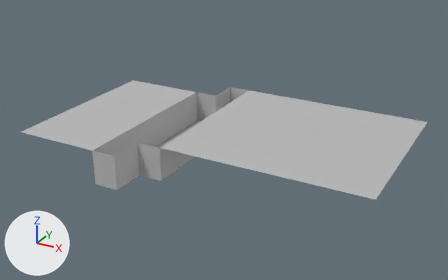
An edit to the FBX model TrialsForAGod/Assets/Models - Brian/Rooms/roomB.fbx, drawn before and after from the same camera.
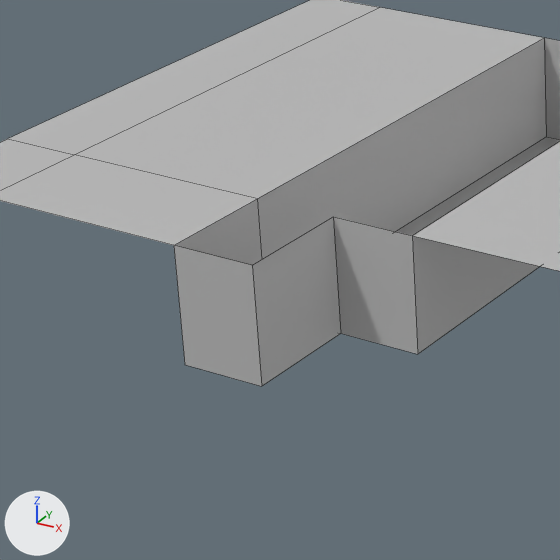
Old and new are each drawn whole from a 50 mm lens placed at (-4.38, -44.32, 20.59), pointed at (-28.44, -0.58, -1.28) and again close up on the part from 10% to 45% of the width and 29% to 85% of the height. Arrows for +X, +Y and +Z are at lower left; the lights stay in place. The close-ups show mesh edges as thin lines. Where no turn or scale is listed for an object, it has been applied to the vertices.

In view in the first close-up: 'roomB'.
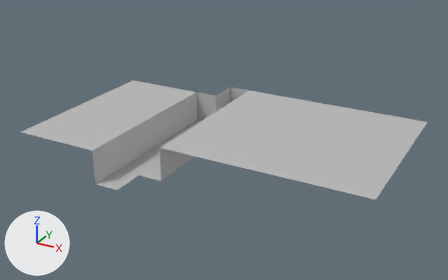
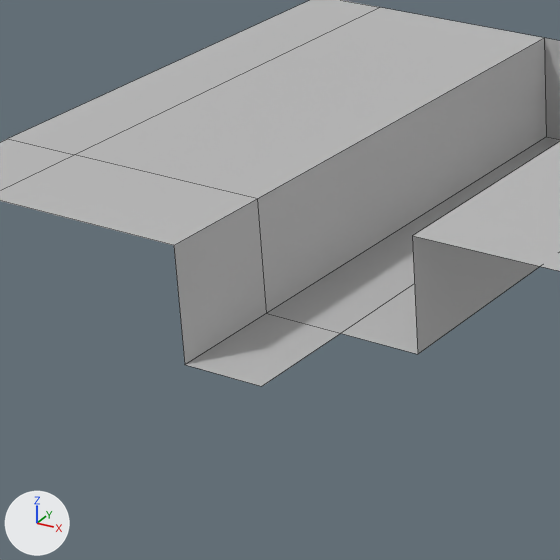
Boxes (x1, y1, x2, y2) around the edits, measured in the close-ups (560 x 560 px):
part 1 of me_mesh, deleted: before (174, 217, 418, 386)

Edits to the bpy script that builds the scene:
```text
Change me_mesh:
    where me_mesh.from_pydata(...)  # 35 vertices, 24 faces; spans x -5.0..24.8, y -6.0..13.0, z -3.0..0.0
    used by ob_roomb; location = (-38.0, -4.0, 0.0)
    verts and faces of me_mesh; kept vertices keep their numbers, new ones are numbered from 35
    before: 1 (5.0, -6.0, 0.0) at pixel (252, 265), 5 (5.0, -3.0, 0.0) at pixel (333, 216), 7 (2.8, -6.0, 0.0) at pixel (173, 245), 18 (7.2, -3.0, 0.0) at pixel (412, 235), 19 (2.8, -6.0, -3.0) at pixel (184, 364)
    before: 21 (5.0, -6.0, -3.0) at pixel (261, 386), 22 (5.0, -3.0, -3.0) at pixel (340, 333), 28 (7.2, -3.0, -3.0) at pixel (417, 354)
    me_mesh part 1
    add delete_vertices([1, 5])  # with the faces that use them
```
